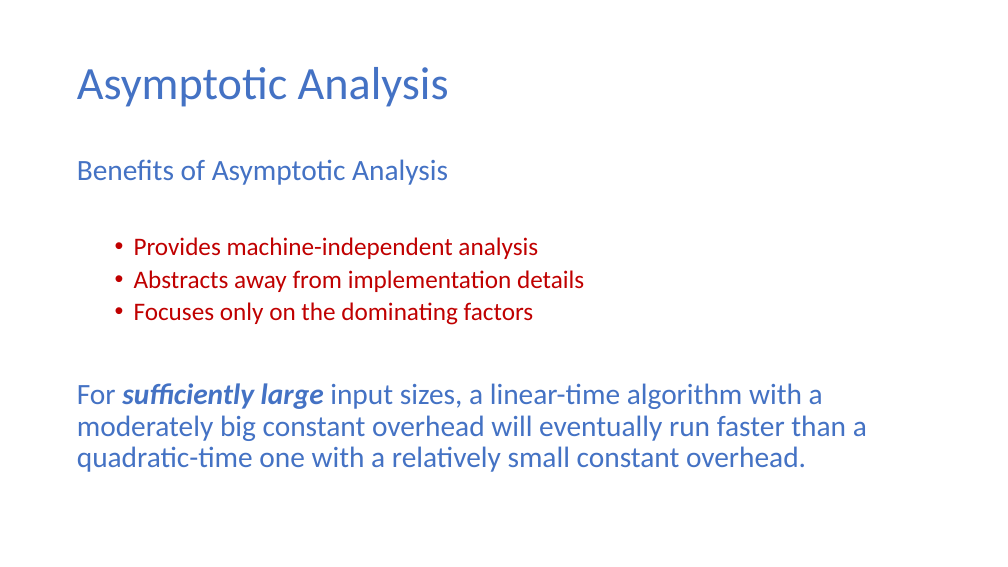
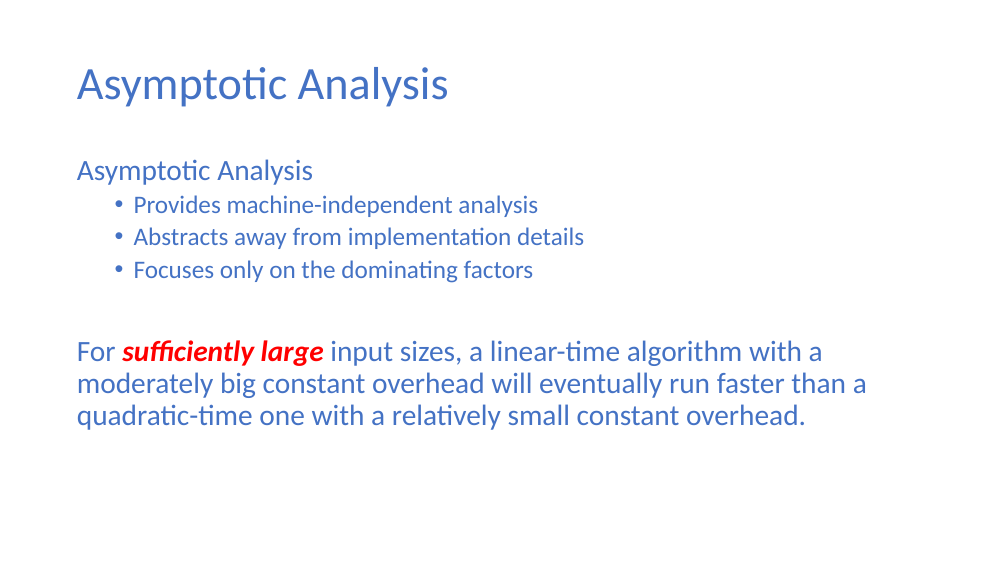
Before and after one commit to ekkapotc/EA2021, a slide deck: slide 22 of Slides/Lecture 1.pptx. Drawn at 1008x567 pixels with LibreOffice and Linux fonts; fonts in the diff are those of the drawing. Boxes give left, top, right and bottom in pixels: in the first picture for what was removed or moved away, otherwise in the second. Text is boxed around its words. In the diff, an @@ line names an element or a change of style, - is before the commit and + after.

```diff
--- a/Slides/Lecture 1.pptx
+++ b/Slides/Lecture 1.pptx
@@ text at (x1=77, y1=159, x2=313, y2=185): text changed @@
-Benefits of Asymptotic Analysis
+Asymptotic Analysis
@@ text at (x1=77, y1=195, x2=867, y2=430): text colour #C00000 to #4472C4 in "Provides machine-independent analysis", "Abstracts away from implementation details", "Focuses only on the dominating factors"; text colour #4472C4 to #FF0000 in "sufficiently large" @@
```
Also in this commit, not shown: 5 other slides changed, 19 slides added, 7 slides removed, 9 other files.
